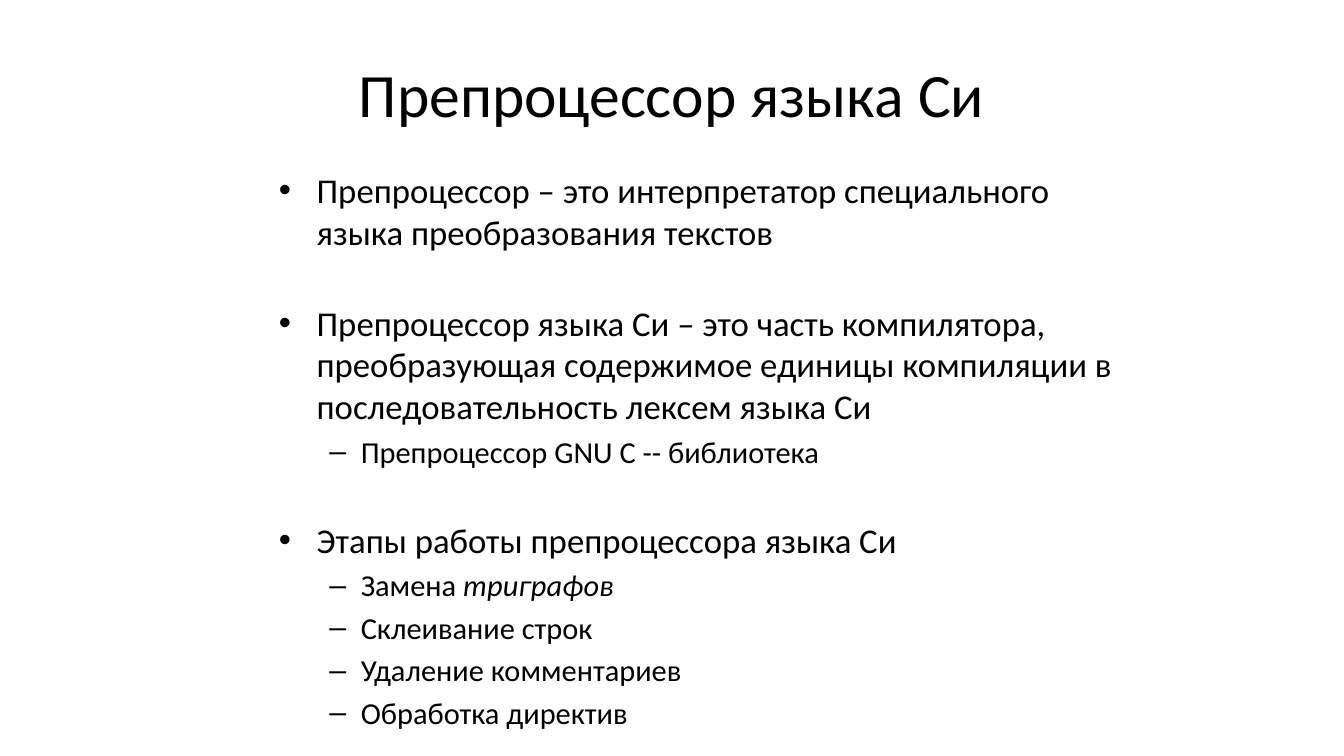
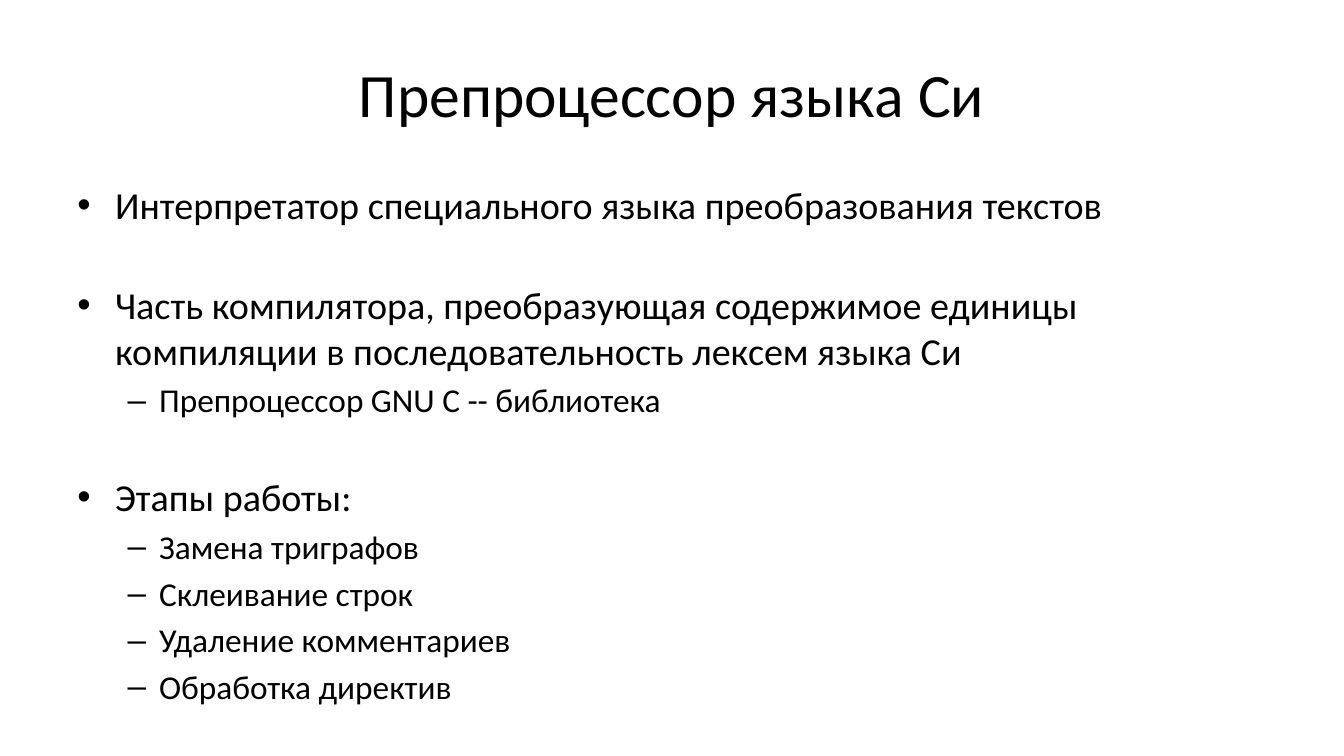
Before and after one commit to Evgueni-Petrov-aka-espetrov/Algorithms-and-Programming-in-C-pptx, a slide deck: slide 5 of 25 Препроцессор языка Си.pptx. Drawn at 1344x756 pixels with LibreOffice and Linux fonts; fonts in the diff are those of the drawing. Boxes give left, top, right and bottom in pixels: in the first picture for what was removed or moved away, otherwise in the second. Text is boxed around its words. In the diff, an @@ line names an element or a change of style, - is before the commit and + after.

```diff
--- a/25 Препроцессор языка Си.pptx
+++ b/25 Препроцессор языка Си.pptx
@@ text "Интерпретатор специального языка преобразования текстов": place and size @@
-text "Интерпретатор специального языка преобразования текстов" at <box>317,180,1112,686</box>
+text "Интерпретатор специального языка преобразования текстов" at <box>115,193,1102,658</box>
@@ text at <box>115,193,1102,372</box>: text changed; size 24.8 to 27.2 pt @@
-• Препроцессор – это интерпретатор специального языка преобразования текстов
-• Препроцессор языка Си – это часть компилятора, преобразующая содержимое единицы компиляции в последовательность лексем языка Си
+• Интерпретатор специального языка преобразования текстов
+• Часть компилятора, преобразующая содержимое единицы компиляции в последовательность лексем языка Си
@@ text at <box>159,389,660,658</box>: size 21.7 to 23.8 pt in "Препроцессор GNU С -- библиотека", "Замена триграфов", "Склеивание строк", "Удаление комментариев" and 1 more places; italic off in "триграфов" @@
@@ text at <box>115,485,352,517</box>: text changed; size 24.8 to 27.2 pt @@
-• Этапы работы препроцессора языка Си
+• Этапы работы:
```
Also in this commit, not shown: 11 other slides changed, 9 slides added, 7 slides removed.
